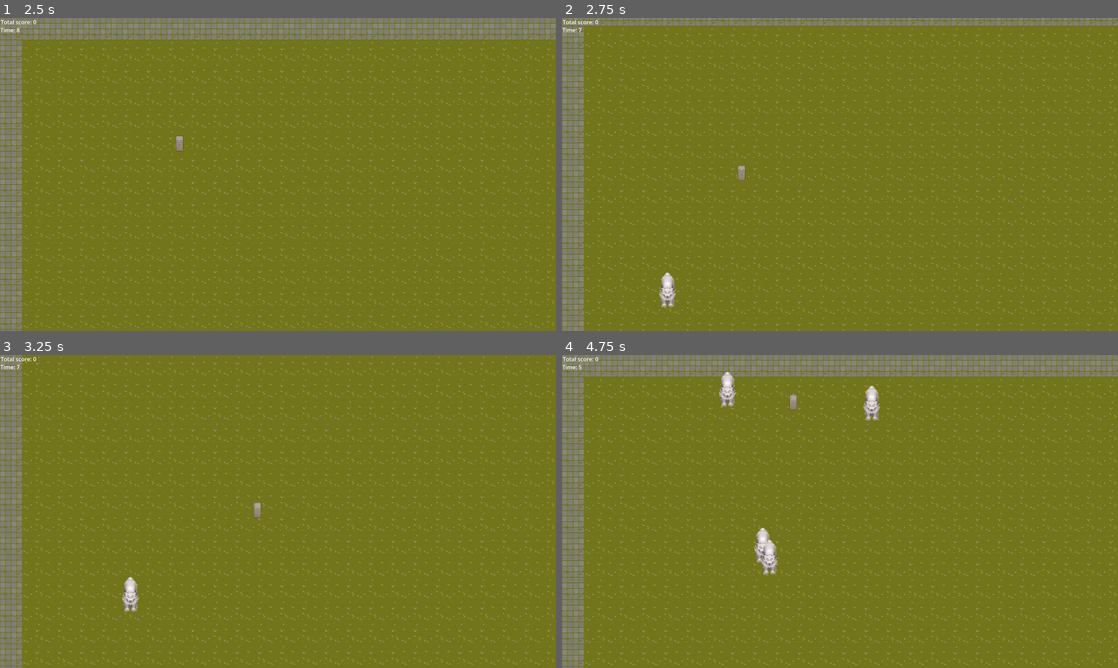
Above: before the commit, frames 1-4 (two rows, left to right).
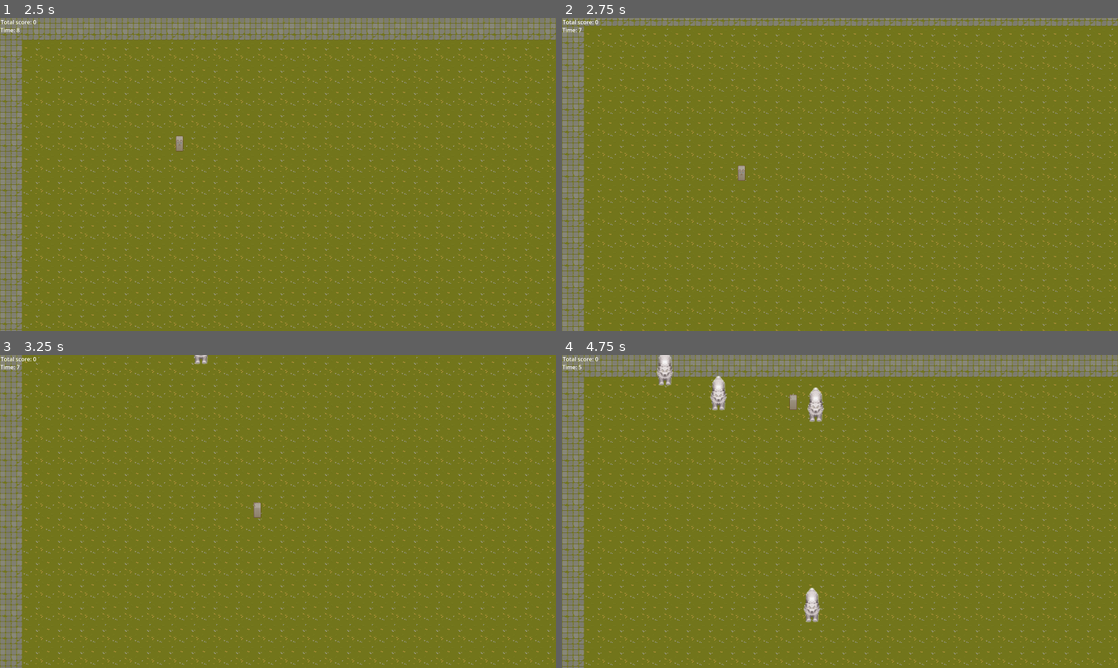
Above: after the commit, the same moments.

Repository: Huve/minor_inconvenience
Game: Godot game, scene res://StartMenu.tscn
Two runs of this game, one before a commit and one after it. Both use one fixed random seed, a clock stepped at 60 frames per second and the inputs below.
Inputs:
- Up to frame 1 (2.5 s): click "Start Game" at 0.5 s; tap Enter at 1.25 s; hold Right (ui_right) 1.28-2.03 s; hold Down (ui_down) from 2.03 s (still down)
- Up to frame 2 (2.75 s): keep holding Down (ui_down)
- Up to frame 3 (3.25 s): release Down (ui_down) at 2.78 s; hold Right (ui_right) from 2.78 s (still down)
- Up to frame 4 (4.75 s): release Right (ui_right) at 3.53 s; hold Up (ui_up) 3.53-4.28 s; hold Left (ui_left) from 4.28 s (still down)

Frame 1 is identical in both runs. In frame 2, 0.2% of the frame differs, in the area x 17-21%, y 81-93%; in frame 3, 0.3%; in frame 4, 1.8%, in the area x 17-58%, y 0-86%.

Commit message:
Error cleanup

Diff:
--- a/EnemySpawnNode.gd
+++ b/EnemySpawnNode.gd
@@ -17,7 +17,6 @@
 
 
 func spawnEnemy():
-	var angle = randi_range(50, 100 * PI)
 	var enemy_scene = preload("res://enemy.tscn")  # Load the enemy scene
 	var random_direction = Vector2.RIGHT.rotated(randf_range(0, TAU))
 	var spawn_position = player.global_position + (random_direction * SPAWN_RADIUS)
--- a/GameInfoNode.gd
+++ b/GameInfoNode.gd
@@ -15,7 +15,7 @@
 
 # Called when the node enters the scene tree for the first time.
 func _ready():
-	pass # Replace with function body.
+	pass
 
 
 # Called every frame. 'delta' is the elapsed time since the previous frame.
--- a/wolfEnemy.gd
+++ b/wolfEnemy.gd
@@ -4,7 +4,7 @@
 @onready var GameInfo = $"../GameInfoNode"
 var target_position
 
-func _process(delta):
+func _process(_delta):
 	var direction = get_direction_to_player()
 	velocity = direction * MAX_SPEED
 	move_and_slide()
